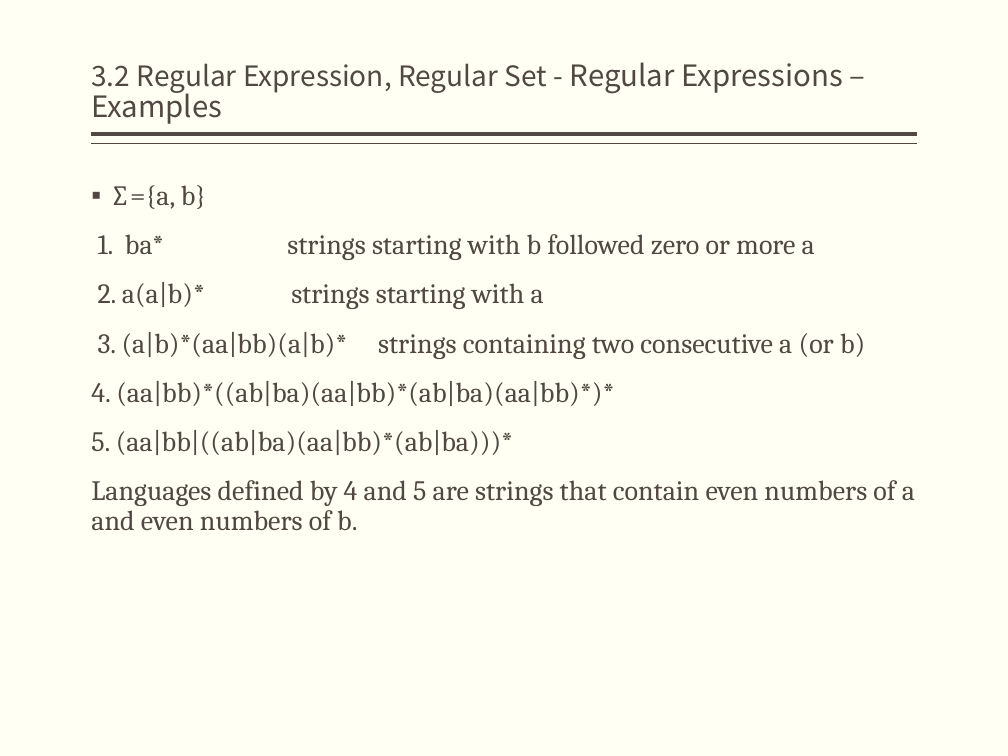
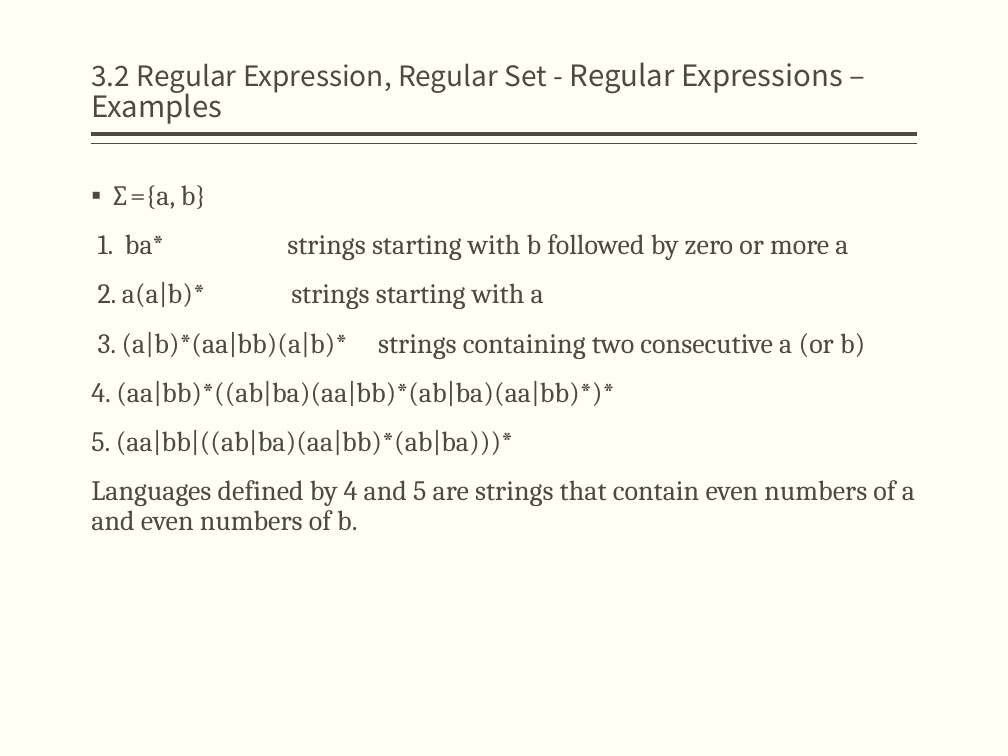
Before and after one commit to bonkboykz/jz81.github.io, a slide deck: slide 15 of course/compiler/LectureNotes/(Spring2017)Lecture3.pptx. Drawn at 1008x756 pixels with LibreOffice and Linux fonts; fonts in the diff are those of the drawing. Boxes give left, top, right and bottom in pixels: in the first picture for what was removed or moved away, otherwise in the second. Text is boxed around its words. In the diff, an @@ line names an element or a change of style, - is before the commit and + after.

```diff
--- a/course/compiler/LectureNotes/(Spring2017)Lecture3.pptx
+++ b/course/compiler/LectureNotes/(Spring2017)Lecture3.pptx
@@ text at (98,234,848,260): text changed @@
-1. ba* strings starting with b followed zero or more a
+1. ba* strings starting with b followed by zero or more a
```
Also in this commit, not shown: 1 other slide changed, 13 slides added, 1 other file.
